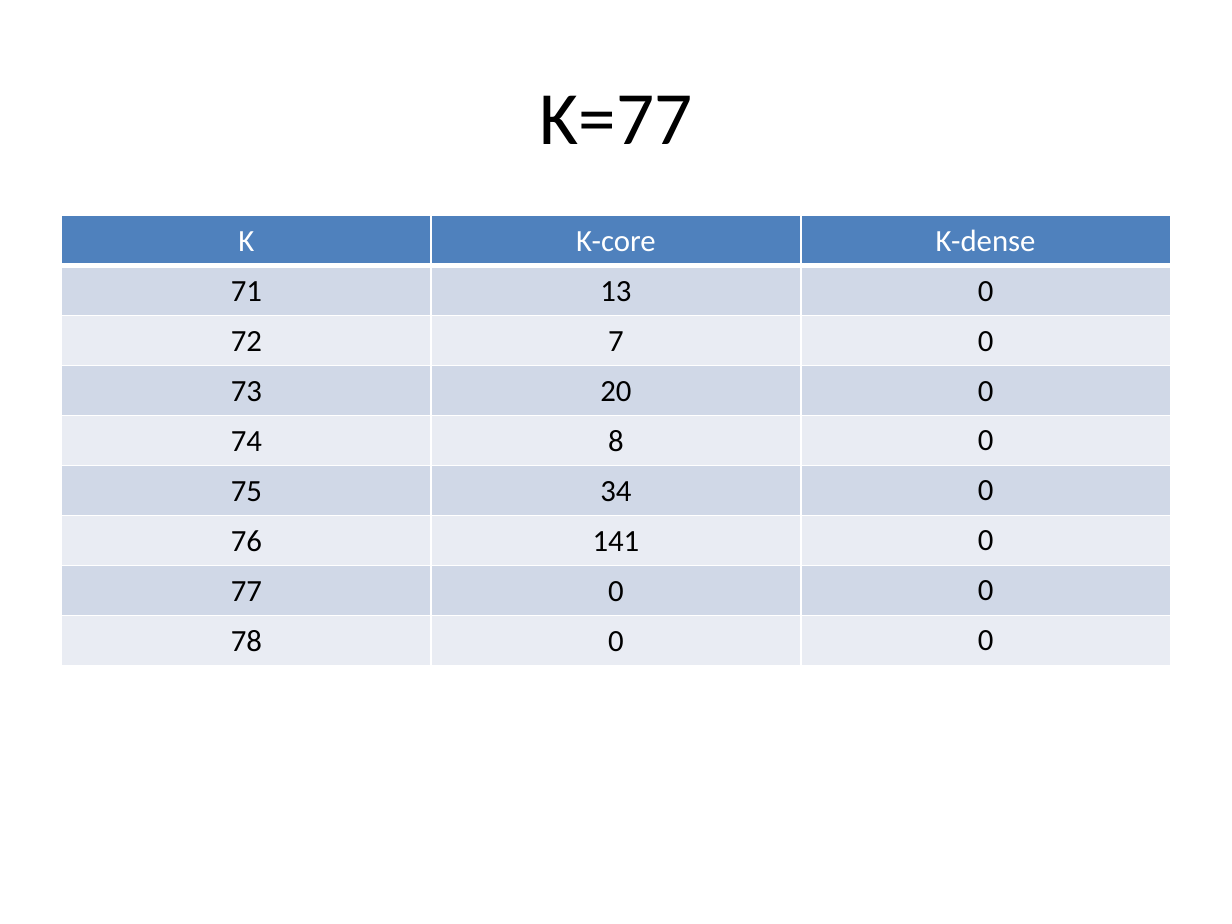
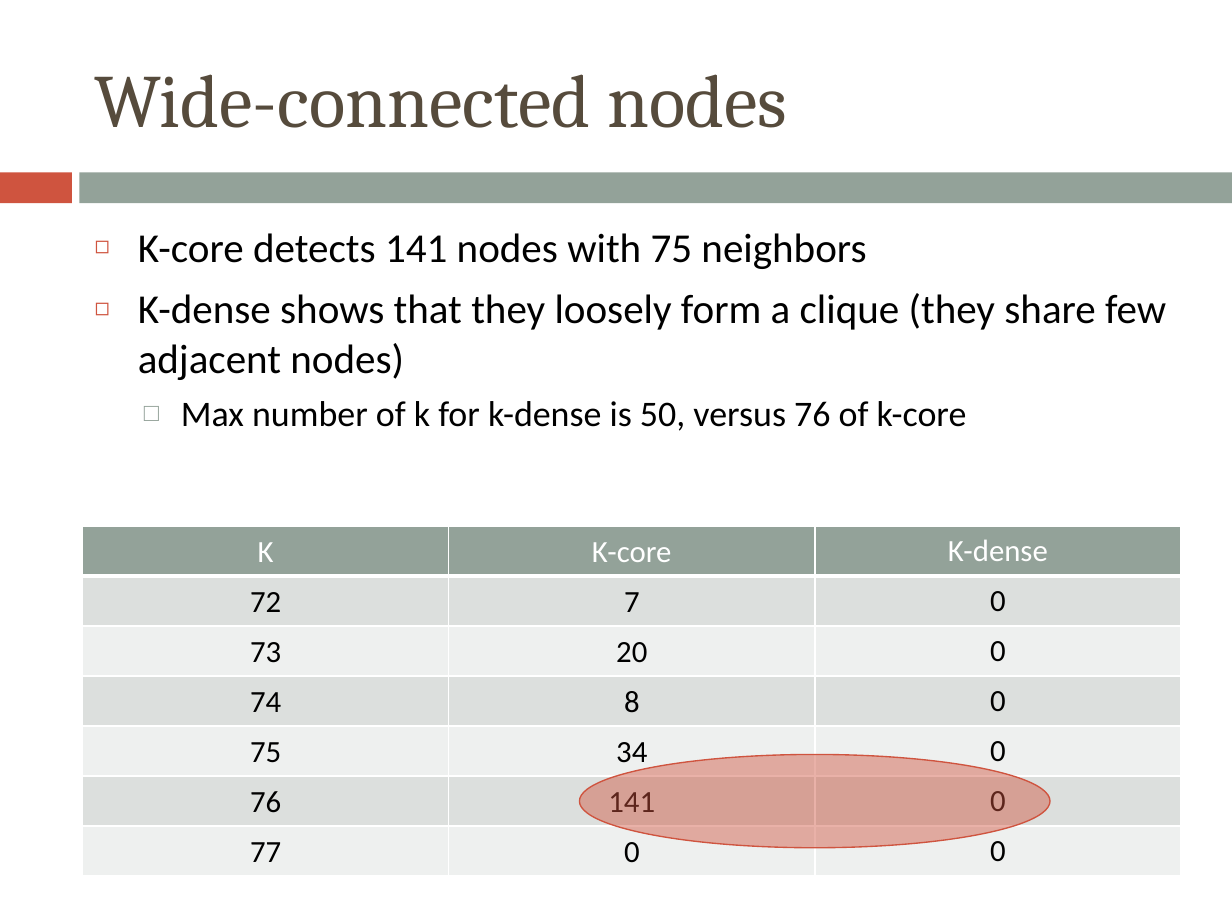
Before and after one commit to morellid/k-dense, a slide deck: slide 11 of presentation/kcore-kdense.pptx. Drawn at 1232x924 pixels with LibreOffice and Linux fonts; fonts in the diff are those of the drawing. Boxes give left, top, right and bottom in pixels: in the first picture for what was removed or moved away, otherwise in the second. Text is boxed around its words. In the diff, an @@ line names an element or a change of style, - is before the commit and + after.

```diff
--- a/presentation/kcore-kdense.pptx
+++ b/presentation/kcore-kdense.pptx
@@ title at [95,74,787,128]: text changed; font Calibri to Cambria; text colour #000000 to #564B3C @@
-K=77
+Wide-connected nodes
@@ rectangle added at [0,172,71,203], fill #CF543F @@
@@ rectangle added at [80,172,1232,203], fill #93A299 @@
@@ text added at [138,233,1166,431], 24 pt, text #000000 @@
+◻ K-core detects 141 nodes with 75 neighbors
+◻ K-dense shows that they loosely form a clique (they share few adjacent nodes)
+  □ Max number of k for k-dense is 50, versus 76 of k-core
@@ table at [83,526,1180,871] @@
-row 2: 71 | 13 | 0
-row 9: 78 | 0 | 0
@@ table: place and size @@
-table at [62,216,1170,665]
+table at [83,526,1180,871]
@@ ellipse added at [579,754,1050,848], fill #CF543F at 45% opacity, outline #CF543F 0.79 pt @@
```
Also in this commit, not shown: 12 other slides changed, 1 slide added, 1 slide removed.
